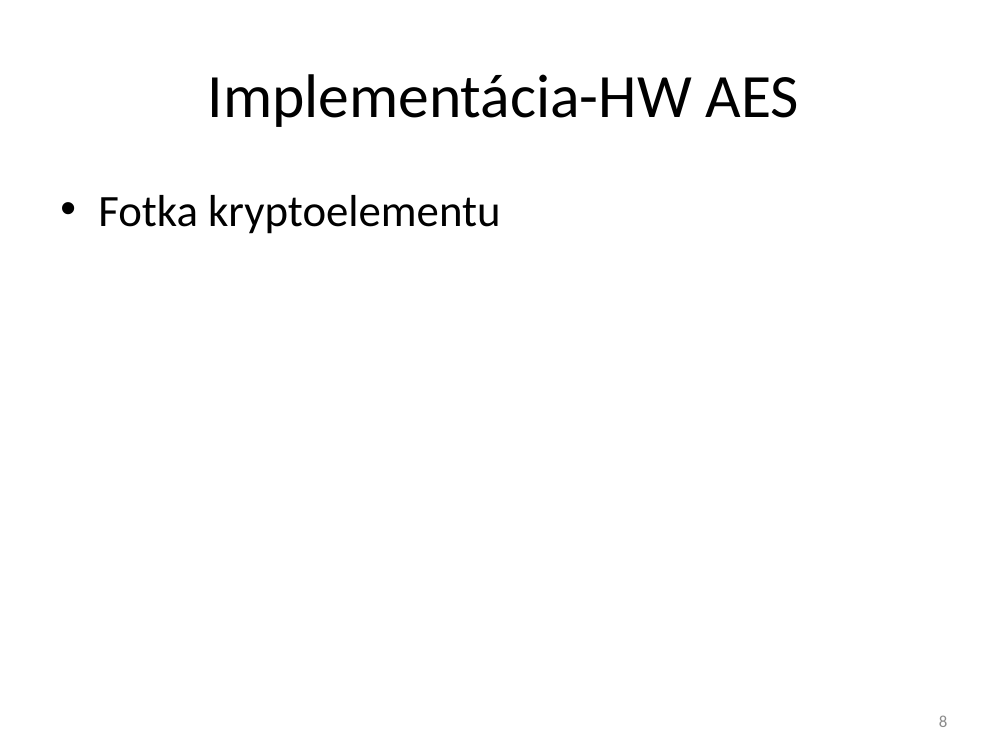
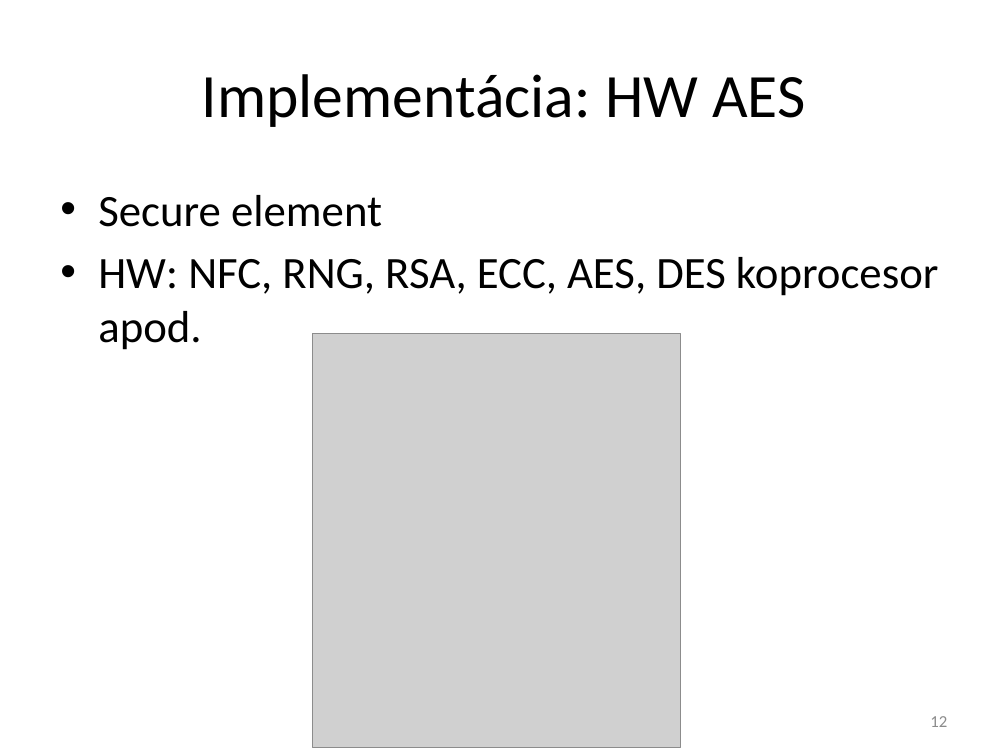
Before and after one commit to javacard-FOSS-applets/nrf6310-pca10007, a slide deck: slide 12 of Obhajoba/xdoubravsky_dp.pptx (slide 8 before the commit). Drawn at 1008x756 pixels with LibreOffice and Linux fonts; fonts in the diff are those of the drawing; grey boxes stand for pictures. Boxes give left, top, right and bottom in pixels: in the first picture for what was removed or moved away, otherwise in the second. Text is boxed around its words. In the diff, an @@ line names an element or a change of style, - is before the commit and + after.

```diff
--- a/Obhajoba/xdoubravsky_dp.pptx
+++ b/Obhajoba/xdoubravsky_dp.pptx
@@ title at [202, 74, 805, 127]: text changed @@
-Implementácia-HW AES
+Implementácia: HW AES
@@ text at [98, 195, 939, 350]: text changed @@
-• Fotka kryptoelementu
+• Secure element
+• HW: NFC, RNG, RSA, ECC, AES, DES koprocesor apod.
@@ picture added at [312, 334, 680, 748] @@
@@ page number at [930, 716, 947, 727]: text changed @@
-8
+12
```
Also in this commit, not shown: 20 other slides changed, 10 slides added, 4 slides removed.
